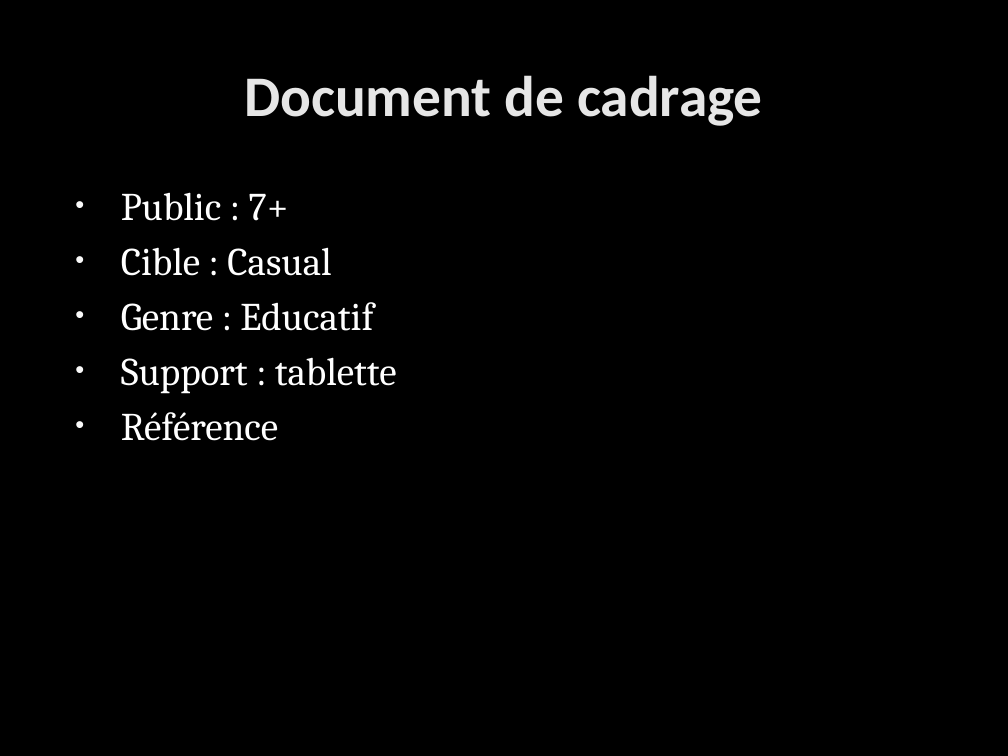
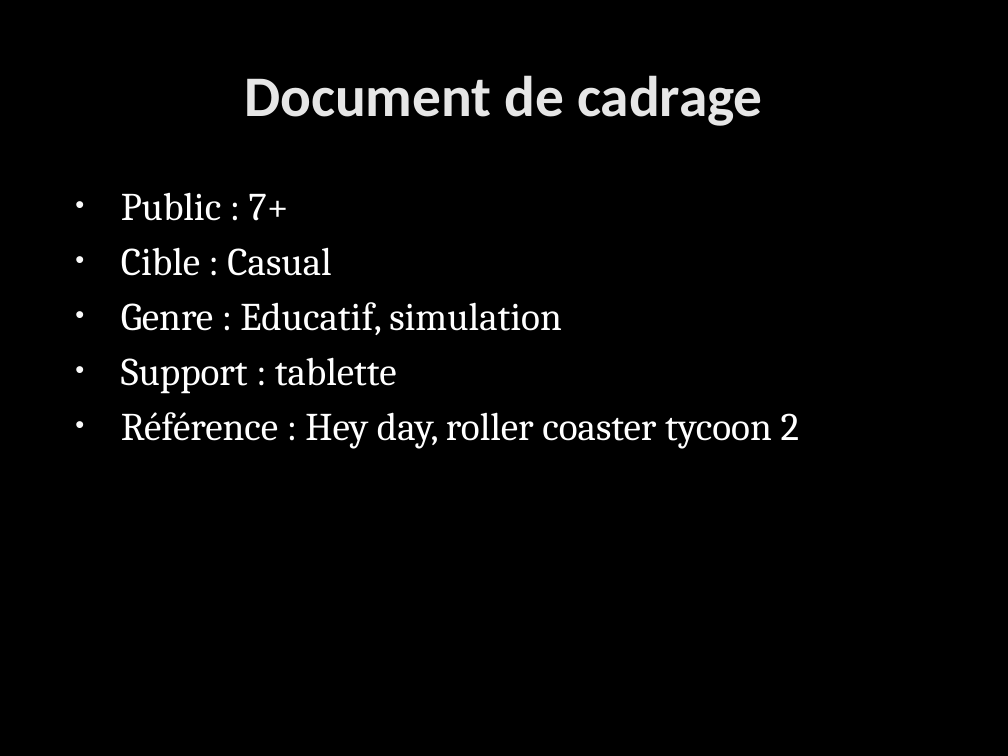
Before and after one commit to marc-dev/Bi-App, a slide deck: slide 2 of Documentation/Concepts/Pisciculture/Document de cadrage.pptx. Drawn at 1008x756 pixels with LibreOffice and Linux fonts; fonts in the diff are those of the drawing; background and template pictures are left out. Boxes give left, top, right and bottom in pixels: in the first picture for what was removed or moved away, otherwise in the second. Text is boxed around its words. In the diff, an @@ line names an element or a change of style, - is before the commit and + after.

```diff
--- a/Documentation/Concepts/Pisciculture/Document de cadrage.pptx
+++ b/Documentation/Concepts/Pisciculture/Document de cadrage.pptx
@@ text at <box>121,302,562,335</box>: text changed @@
-• Genre : Educatif
+• Genre : Educatif, simulation
@@ text at <box>121,412,800,449</box>: text changed @@
-• Référence
+• Référence : Hey day, roller coaster tycoon 2
```
Also in this commit, not shown: 2 other slides changed, 6 slides added, 5 slides removed.
